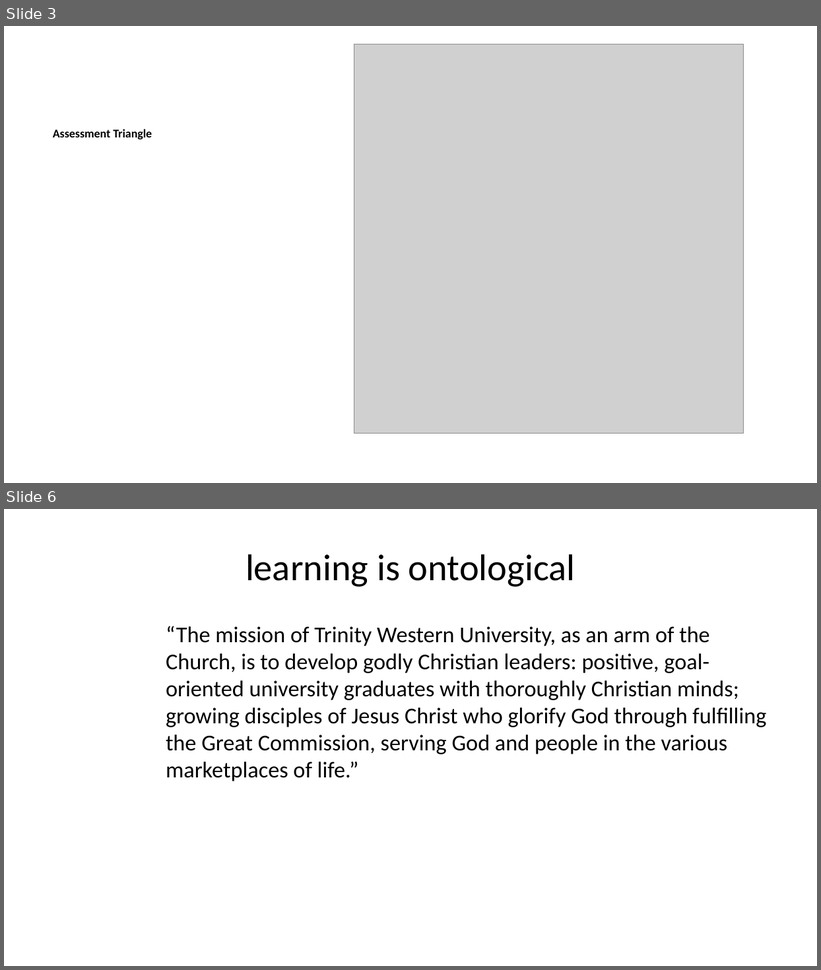
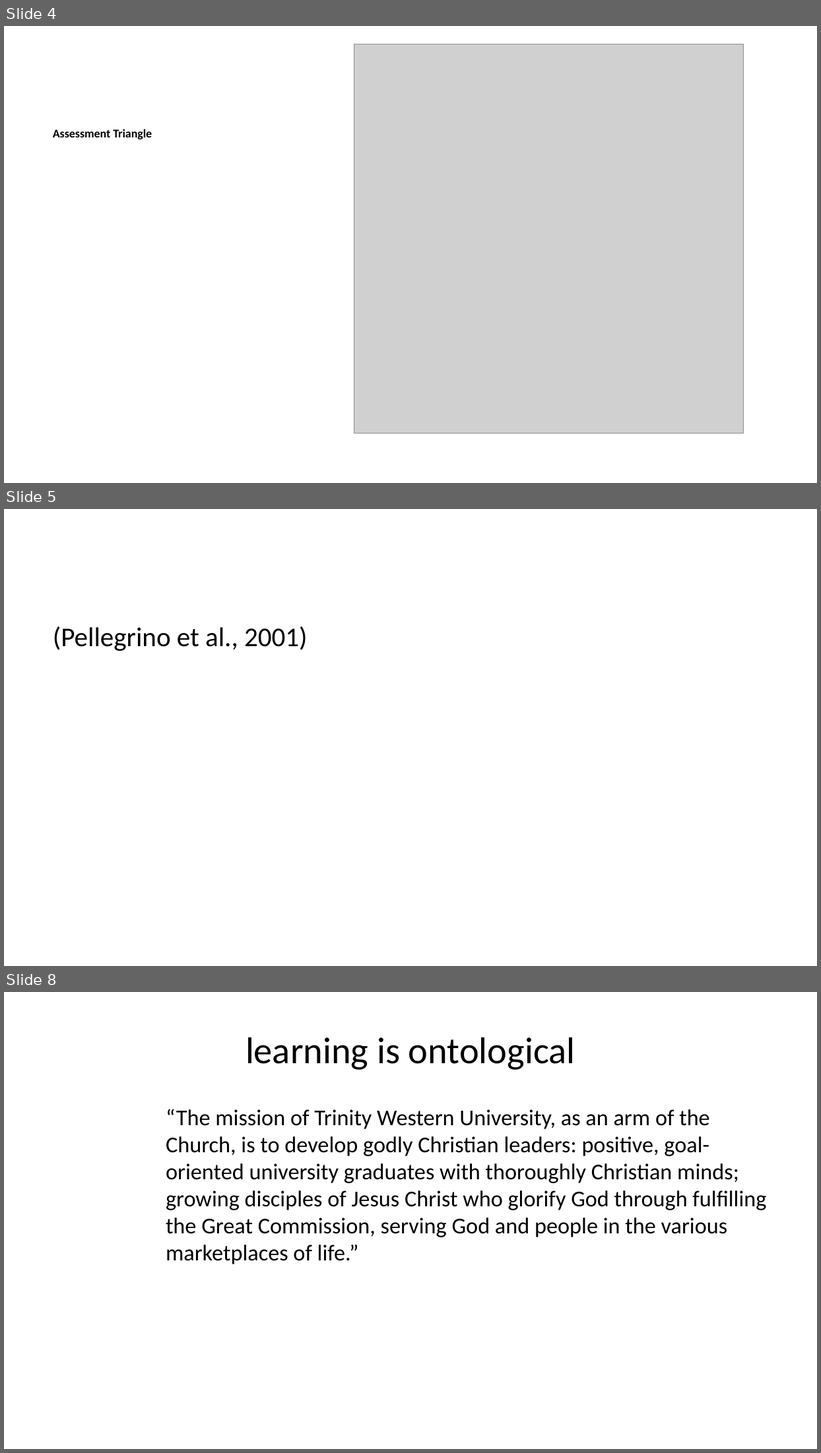
Before and after one commit to cmadland/slides, a slide deck: docs/posts/fpl-assessment/index.pptx. Shown one above the other, each under a label of ours: slides 3 and 6 before the commit, slides 4, 5 and 8 after it; the slides between them are not shown. The pictures are 821x970 and 821x1453 pixels, drawn with LibreOffice and Linux fonts; fonts in the diff are those of the drawing; grey boxes stand for pictures. Boxes give left, top, right and bottom in pixels: in the first picture for what was removed or moved away, otherwise in the second. Text is boxed around its words. In the diff, an @@ line names an element or a change of style, - is before the commit and + after.

```diff
--- a/docs/posts/fpl-assessment/index.pptx
+++ b/docs/posts/fpl-assessment/index.pptx
@@ slide 5 added at <box>4,509,817,966</box>, background #FFFFFF @@
@@ text added at <box>53,626,308,651</box>, 24 pt, text #000000 @@
+(Pellegrino et al., 2001)
@@ what was slide 3 is now slide 4 @@
@@ what was slide 6 is now slide 8 @@
```
Also in this commit, not shown: 9 slides changed, 6 other slides added, 1 slide removed, 13 other files.
